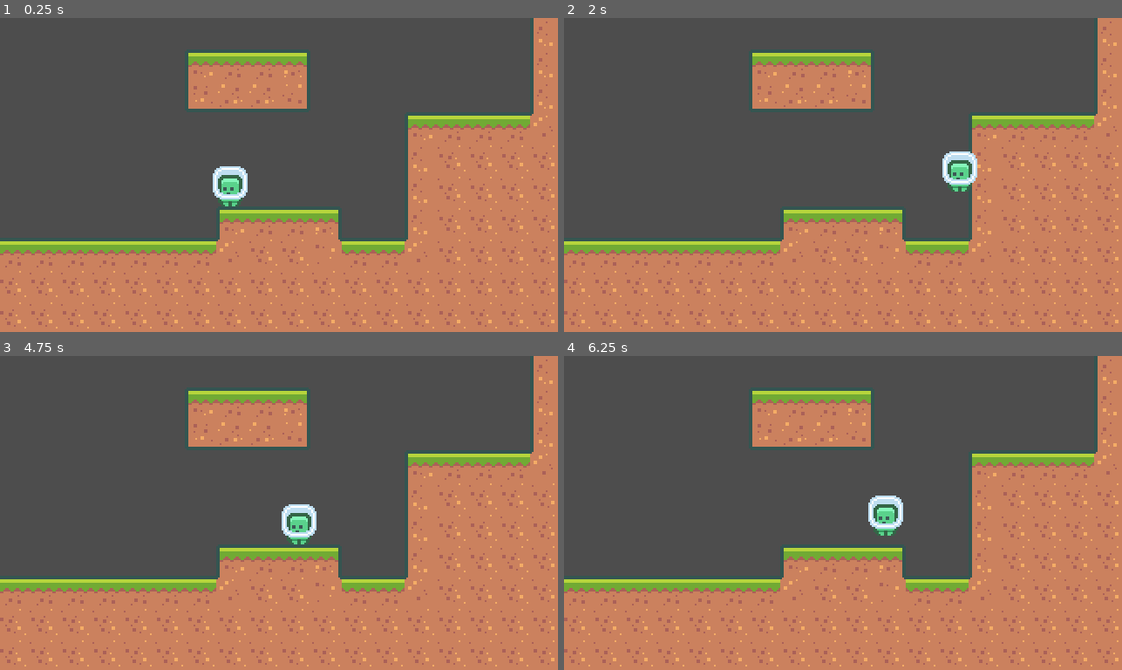
Above: before the commit, frames 1-4 (two rows, left to right).
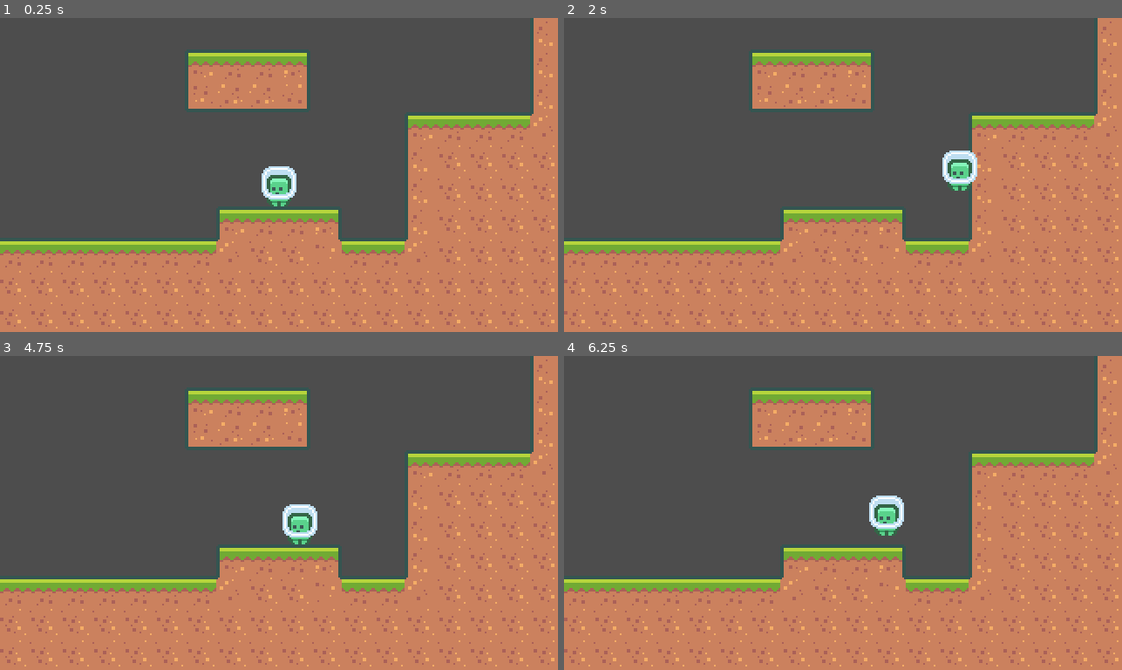
Above: after the commit, the same moments.

Repository: fremydev/2DPlatformerCourse
Game: Godot game, scene res://scenes/main.tscn
The game is run twice, just before and just after one commit, with the same random seed, the same clock (stepped at 60 frames per second) and the same inputs.
Inputs:
- Up to frame 1 (0.25 s): no input
- Up to frame 2 (2 s): tap Enter at 0.5 s; hold W (jump) 0.53-1.28 s; hold D (move_right) from 0.53 s (still down); tap W (jump) at 1.35, 1.52, 1.82 s
- Up to frame 3 (4.75 s): release D (move_right) at 2.03 s; hold A (move_left) 2.03-2.78 s; hold W (jump) 2.03-2.78 s; tap Space at 2.75 s; hold D (move_right) 2.78-4.28 s; tap W (jump) at 2.85, 3.02, 3.32, 4.35, 4.52 s; hold W (jump) 3.53-4.28 s; tap Enter at 4.25 s; hold A (move_left) from 4.28 s (still down)
- Up to frame 4 (6.25 s): tap W (jump) at 4.82, 5.85, 6.02 s; release A (move_left) at 5.03 s; hold D (move_right) 5.03-5.78 s; hold W (jump) 5.03-5.78 s; hold A (move_left) from 5.78 s (still down)

The runs differ from the first frame. In frame 1, 1.4% of the frame differs, in the area x 38-54%, y 47-60%; in frame 2, 0.2%; in frame 3, 0.2%; in frame 4, 0.2%.

Commit message:
refactor

Diff:
--- a/project.godot
+++ b/project.godot
@@ -21,8 +21,7 @@
 window/size/viewport_height=180
 window/size/window_width_override=1920
 window/size/window_height_override=1080
-window/stretch/mode="canvas_items"
-window/stretch/aspect="keep_height"
+window/stretch/mode="viewport"
 
 [importer_defaults]
 
@@ -70,3 +69,5 @@
 [rendering]
 
 textures/canvas_textures/default_texture_filter=0
+2d/snap/snap_2d_transforms_to_pixel=true
+2d/snap/snap_2d_vertices_to_pixel=true
--- a/scenes/Player.gd
+++ b/scenes/Player.gd
@@ -7,9 +7,7 @@
 const JUMPTERMULT: int = 4
 
 func _process(delta):
-	var move_vector: Vector2 = Vector2.ZERO
-	move_vector.x = Input.get_action_strength("move_right") - Input.get_action_strength("move_left")
-	move_vector.y = -1 if Input.is_action_just_pressed("jump") else 0
+	var move_vector: Vector2 = get_movement_vector()
 
 	velocity.x += move_vector.x * HACCELERATION * delta
 	if move_vector.x == 0:
@@ -24,3 +22,9 @@
 	else:
 		velocity.y += GRAVITY * delta
 	move_and_slide()
+
+func get_movement_vector() -> Vector2:
+	var move_vector: Vector2 = Vector2.ZERO
+	move_vector.x = Input.get_action_strength("move_right") - Input.get_action_strength("move_left")
+	move_vector.y = -1 if Input.is_action_just_pressed("jump") else 0
+	return move_vector
--- a/scenes/main.tscn
+++ b/scenes/main.tscn
@@ -1,8 +1,7 @@
-[gd_scene load_steps=7 format=3 uid="uid://t2x3dqty0g52"]
+[gd_scene load_steps=5 format=3 uid="uid://t2x3dqty0g52"]
 
 [ext_resource type="Texture2D" uid="uid://wdf2qoeealq2" path="res://assets/tiles/tiles_packed.png" id="1_t5ctj"]
-[ext_resource type="Script" path="res://scenes/Player.gd" id="2_uhj14"]
-[ext_resource type="Texture2D" uid="uid://b0x3cq80d1vdf" path="res://assets/player/character_0000.png" id="2_xrbc6"]
+[ext_resource type="PackedScene" uid="uid://cjt0vjgnbptp3" path="res://scenes/player.tscn" id="2_tvh4v"]
 
 [sub_resource type="TileSetAtlasSource" id="TileSetAtlasSource_6pkq3"]
 texture = ExtResource("1_t5ctj")
@@ -698,9 +697,6 @@
 terrain_set_0/terrain_0/color = Color(1, 0, 0, 1)
 sources/2 = SubResource("TileSetAtlasSource_6pkq3")
 
-[sub_resource type="RectangleShape2D" id="RectangleShape2D_aaj1n"]
-size = Vector2(10, 20)
-
 [node name="Node" type="Node"]
 
 [node name="TileMap" type="TileMap" parent="."]
@@ -708,15 +704,6 @@
 format = 2
 layer_0/tile_data = PackedInt32Array(196599, 65538, 9, 196601, 65538, 9, 196600, 65538, 9, 196602, 65538, 9, 196603, 65 …(2476 unchanged characters)…
 
-[node name="Player" type="CharacterBody2D" parent="."]
-position = Vector2(-28, -15)
-script = ExtResource("2_uhj14")
-
-[node name="Sprite2D" type="Sprite2D" parent="Player"]
-texture = ExtResource("2_xrbc6")
-
-[node name="CollisionShape2D" type="CollisionShape2D" parent="Player"]
-position = Vector2(0, 2)
-shape = SubResource("RectangleShape2D_aaj1n")
+[node name="Player" parent="." instance=ExtResource("2_tvh4v")]
 
 [node name="Camera2D" type="Camera2D" parent="."]
--- /dev/null
+++ b/scenes/player.tscn
@@ -0,0 +1,18 @@
+[gd_scene load_steps=4 format=3 uid="uid://cjt0vjgnbptp3"]
+
+[ext_resource type="Script" path="res://scenes/Player.gd" id="1_4kjnd"]
+[ext_resource type="Texture2D" uid="uid://b0x3cq80d1vdf" path="res://assets/player/character_0000.png" id="2_omyq3"]
+
+[sub_resource type="RectangleShape2D" id="RectangleShape2D_aaj1n"]
+size = Vector2(10, 20)
+
+[node name="Player" type="CharacterBody2D"]
+script = ExtResource("1_4kjnd")
+
+[node name="Sprite2D" type="Sprite2D" parent="."]
+position = Vector2(0, -12)
+texture = ExtResource("2_omyq3")
+
+[node name="CollisionShape2D" type="CollisionShape2D" parent="."]
+position = Vector2(0, -10)
+shape = SubResource("RectangleShape2D_aaj1n")
